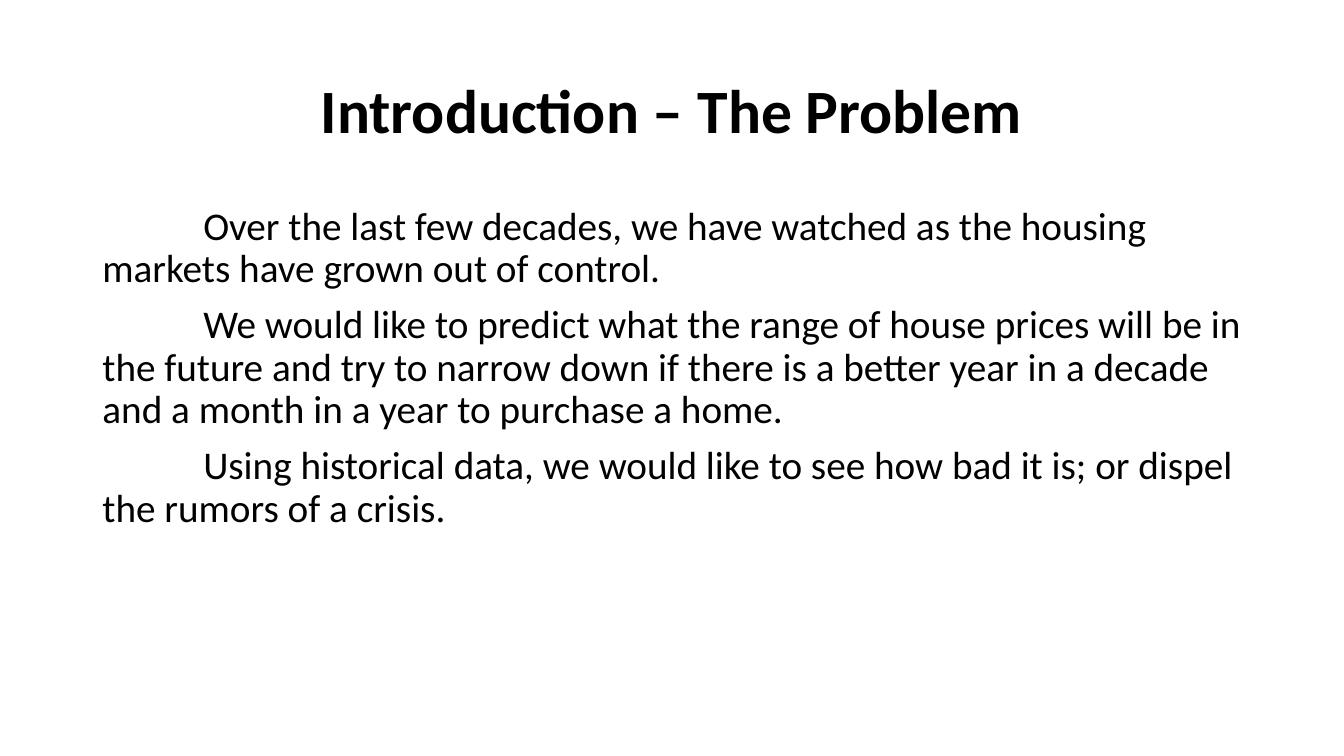
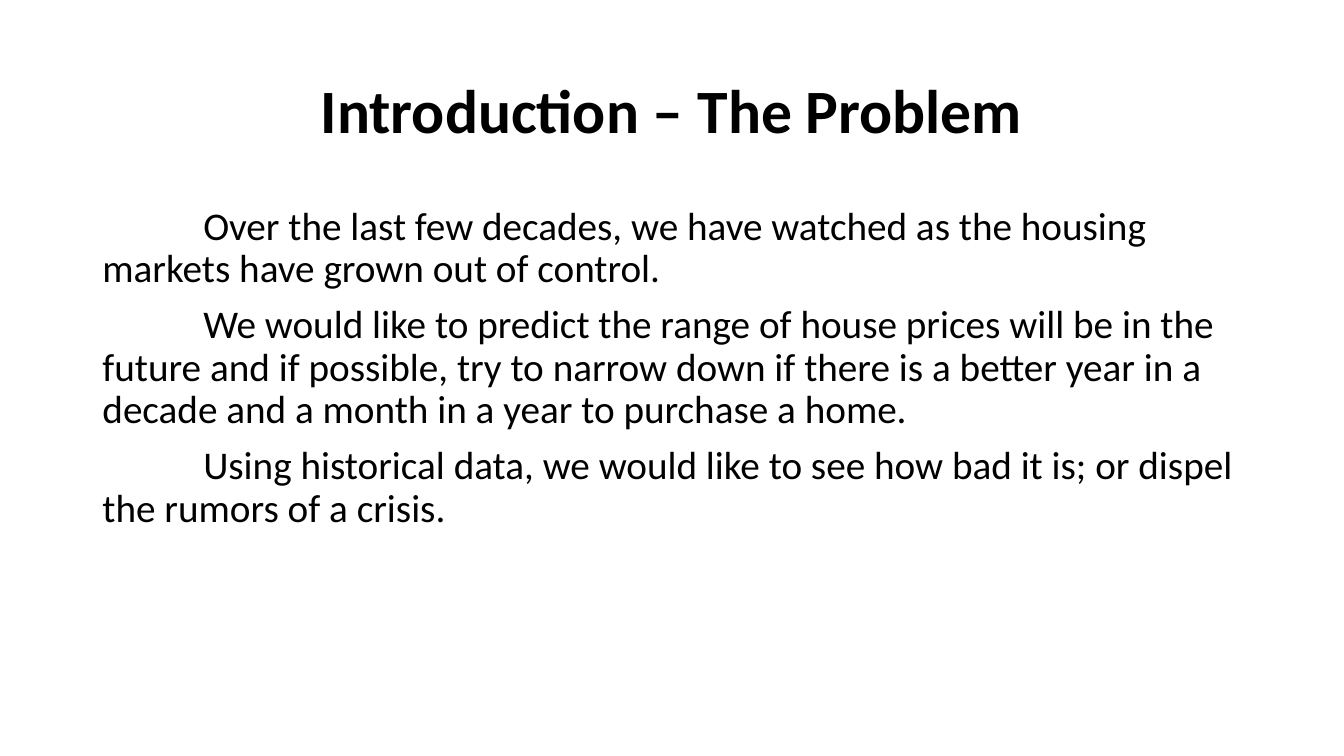
Before and after one commit to PMcTwist/Machine_Learn_Project, a slide deck: slide 3 of Presentation/Presentation_1.pptx. Drawn at 1344x756 pixels with LibreOffice and Linux fonts; fonts in the diff are those of the drawing. Boxes give left, top, right and bottom in pixels: in the first picture for what was removed or moved away, otherwise in the second. Text is boxed around its words. In the diff, an @@ line names an element or a change of style, - is before the commit and + after.

```diff
--- a/Presentation/Presentation_1.pptx
+++ b/Presentation/Presentation_1.pptx
@@ text at bbox=[102, 310, 1213, 430]: text changed @@
-We would like to predict what the range of house prices will be in the future and try to narrow down if there is a better year in a decade and a month in a year to purchase a home.
+We would like to predict the range of house prices will be in the future and if possible, try to narrow down if there is a better year in a decade and a month in a year to purchase a home.
```
Also in this commit, not shown: 7 other slides changed, 1 slide added.
